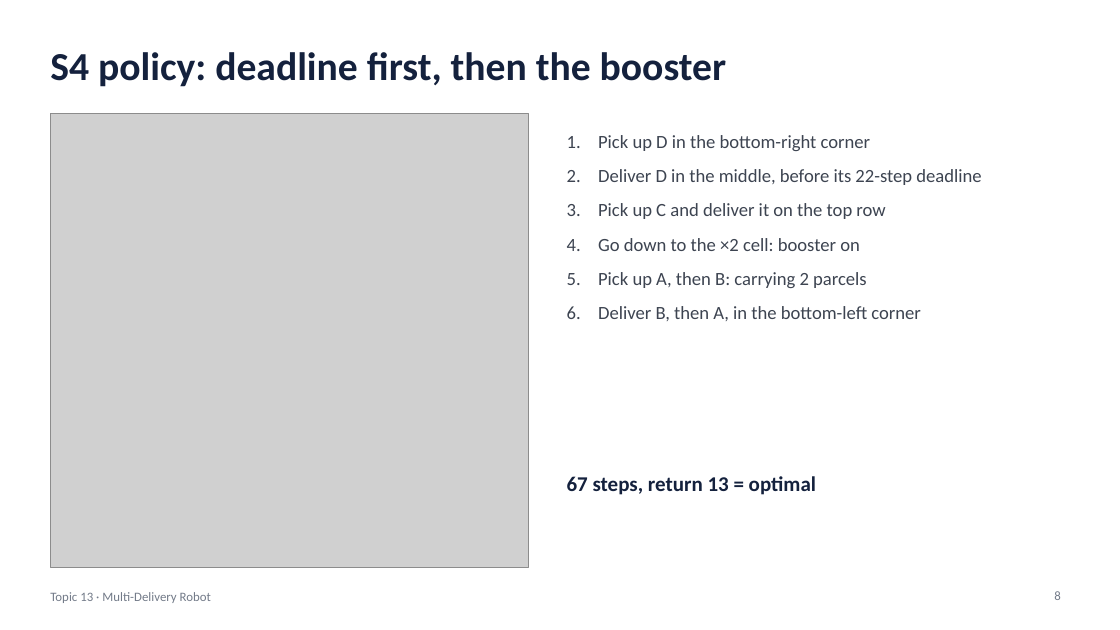
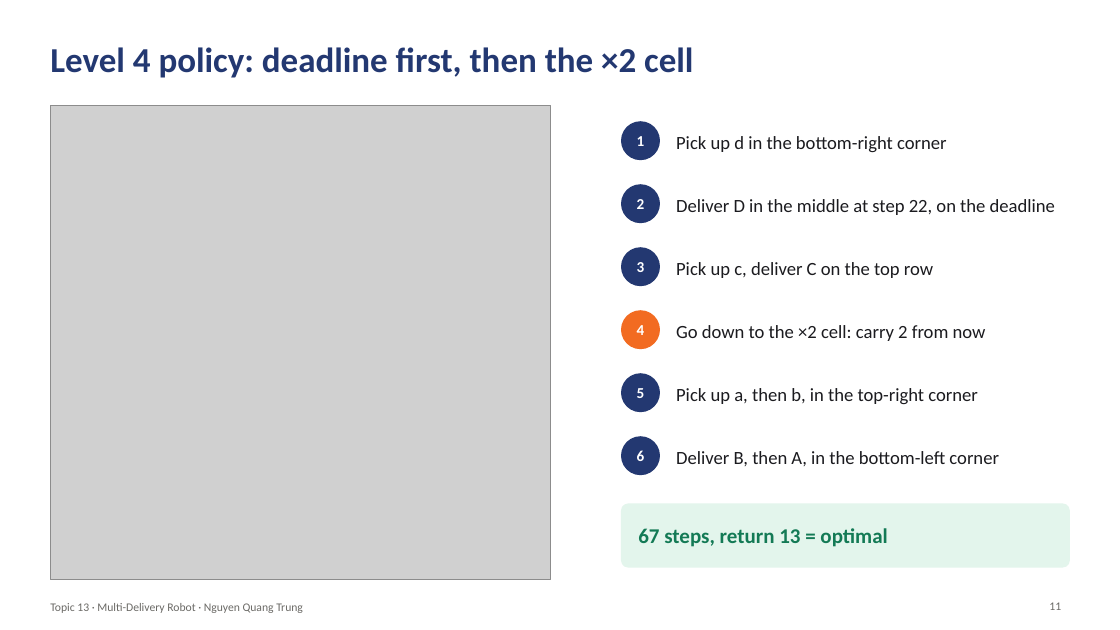
Before and after one commit to Qwup2112/multi-delivery-robot-rl, a slide deck: slide 11 of Nguyen_Quang_Trung-22011211/Slides_Topic13_MultiDeliveryRobot.pptx (slide 8 before the commit). Drawn at 1120x630 pixels with LibreOffice and Linux fonts; fonts in the diff are those of the drawing; grey boxes stand for pictures; background and template pictures are left out. Boxes give left, top, right and bottom in pixels: in the first picture for what was removed or moved away, otherwise in the second. Text is boxed around its words. In the diff, an @@ line names an element or a change of style, - is before the commit and + after.

```diff
--- a/Nguyen_Quang_Trung-22011211/Slides_Topic13_MultiDeliveryRobot.pptx
+++ b/Nguyen_Quang_Trung-22011211/Slides_Topic13_MultiDeliveryRobot.pptx
@@ title at [50,47,693,78]: text changed; size 34 to 30 pt; text colour #14213D to #233871 @@
-S4 policy: deadline first, then the booster
+Level 4 policy: deadline first, then the ×2 cell
@@ picture: place and size @@
-picture at [50,113,529,567]
+picture at [50,105,551,580]
@@ text removed at [598,135,981,321] @@
-1. Pick up D in the bottom-right corner
-2. Deliver D in the middle, before its 22-step deadline
-3. Pick up C and deliver it on the top row
-4. Go down to the ×2 cell: booster on
-5. Pick up A, then B: carrying 2 parcels
-6. Deliver B, then A, in the bottom-left corner
@@ ellipse added at [622,122,660,160], fill #233871, outline #233871 1 pt @@
@@ text added at [637,136,645,146], 13 pt, text #FFFFFF, bold @@
+1
@@ text added at [676,136,947,152], 16 pt, text #1B1B1F @@
+Pick up d in the bottom-right corner
@@ ellipse added at [622,185,660,223], fill #233871, outline #233871 1 pt @@
@@ text added at [637,199,645,209], 13 pt, text #FFFFFF, bold @@
+2
@@ text added at [676,199,1055,215], 16 pt, text #1B1B1F @@
+Deliver D in the middle at step 22, on the deadline
@@ ellipse added at [622,248,660,286], fill #233871, outline #233871 1 pt @@
@@ text added at [637,262,645,272], 13 pt, text #FFFFFF, bold @@
+3
@@ text added at [676,262,933,278], 16 pt, text #1B1B1F @@
+Pick up c, deliver C on the top row
@@ ellipse added at [622,311,660,349], fill #F26B21, outline #F26B21 1 pt @@
@@ text added at [637,325,645,335], 13 pt, text #FFFFFF, bold @@
+4
@@ text added at [676,325,986,341], 16 pt, text #1B1B1F @@
+Go down to the ×2 cell: carry 2 from now
@@ ellipse added at [622,374,660,412], fill #233871, outline #233871 1 pt @@
@@ text added at [637,388,645,398], 13 pt, text #FFFFFF, bold @@
+5
@@ text added at [676,388,978,404], 16 pt, text #1B1B1F @@
+Pick up a, then b, in the top-right corner
@@ ellipse added at [622,437,660,475], fill #233871, outline #233871 1 pt @@
@@ text added at [637,450,645,461], 13 pt, text #FFFFFF, bold @@
+6
@@ text added at [676,451,999,466], 16 pt, text #1B1B1F @@
+Deliver B, then A, in the bottom-left corner
@@ rounded rectangle added at [622,504,1070,567], fill #E3F5EC, outline #E3F5EC 1 pt @@
@@ text "67 steps, return 13 = ...": place and size @@
-text "67 steps, return 13 = ..." at [567,476,816,495]
+text "67 steps, return 13 = ..." at [638,528,887,547]
@@ text "67 steps, return 13 = ..." at [638,528,887,547]: text colour #14213D to #137A55; vertical alignment top to middle @@
@@ page number removed at [1054,591,1060,600] @@
-8
@@ text at [50,603,303,613]: text changed; size 11 to 10 pt; text colour #737B89 to #6B6A66 @@
-Topic 13 · Multi-Delivery Robot
+Topic 13 · Multi-Delivery Robot · Nguyen Quang Trung
@@ page number added at [1049,602,1061,610], 10 pt, text #6B6A66 @@
+11
```
Also in this commit, not shown: 11 other slides changed, 8 slides added, 9 slides removed, 1 other file.
